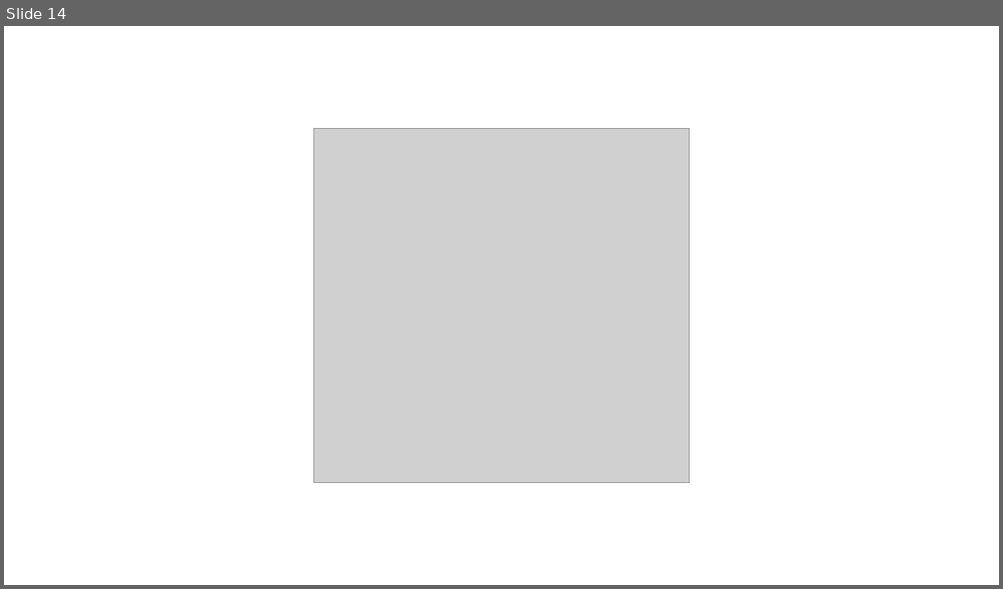
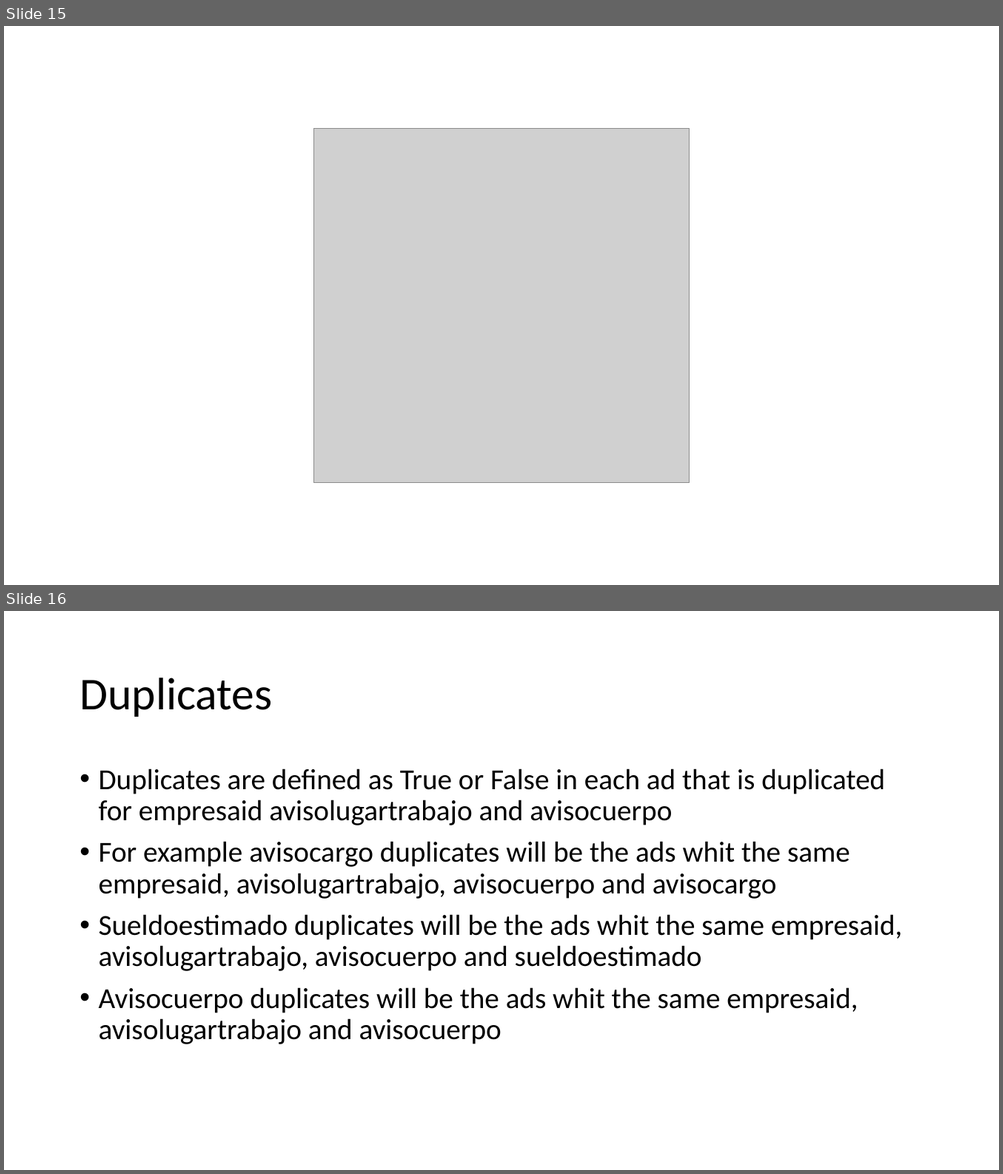
Before and after one commit to oejaramillo/WFH-Project, a slide deck: results.pptx. Shown one above the other, each under a label of ours: slide 14 before the commit, slides 15 and 16 after it. The pictures are 1003x589 and 1003x1174 pixels, drawn with LibreOffice and Linux fonts; fonts in the diff are those of the drawing; grey boxes stand for pictures. Boxes give left, top, right and bottom in pixels: in the first picture for what was removed or moved away, otherwise in the second. Text is boxed around its words. In the diff, an @@ line names an element or a change of style, - is before the commit and + after.

Commit message:
new duplicates graphs

```diff
--- a/results.pptx
+++ b/results.pptx
@@ slide 16 added at <box>4,611,999,1170</box>, background #FFFFFF @@
@@ title added at <box>79,678,272,717</box>, 44 pt, text #000000 @@
+Duplicates
@@ text added at <box>99,769,902,1045</box>, 28 pt, text #000000 @@
+• Duplicates are defined as True or False in each ad that is duplicated for empresaid avisolugartrabajo and avisocuerpo
+• For example avisocargo duplicates will be the ads whit the same empresaid, avisolugartrabajo, avisocuerpo and avisocargo
+• Sueldoestimado duplicates will be the ads whit the same empresaid, avisolugartrabajo, avisocuerpo and sueldoestimado
+• Avisocuerpo duplicates will be the ads whit the same empresaid, avisolugartrabajo and avisocuerpo
@@ what was slide 14 is now slide 15 @@
```
Also in this commit, not shown: 1 slide changed, 15 other slides added, 3 slides removed, 5 other files.
